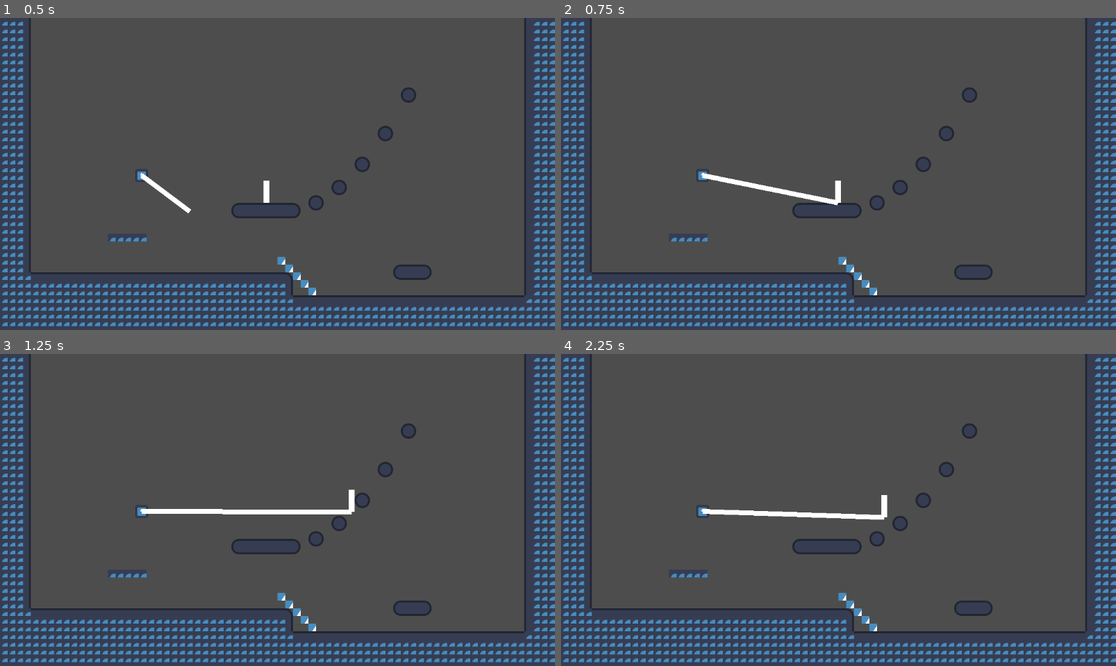
Above: before the commit, frames 1-4 (two rows, left to right).
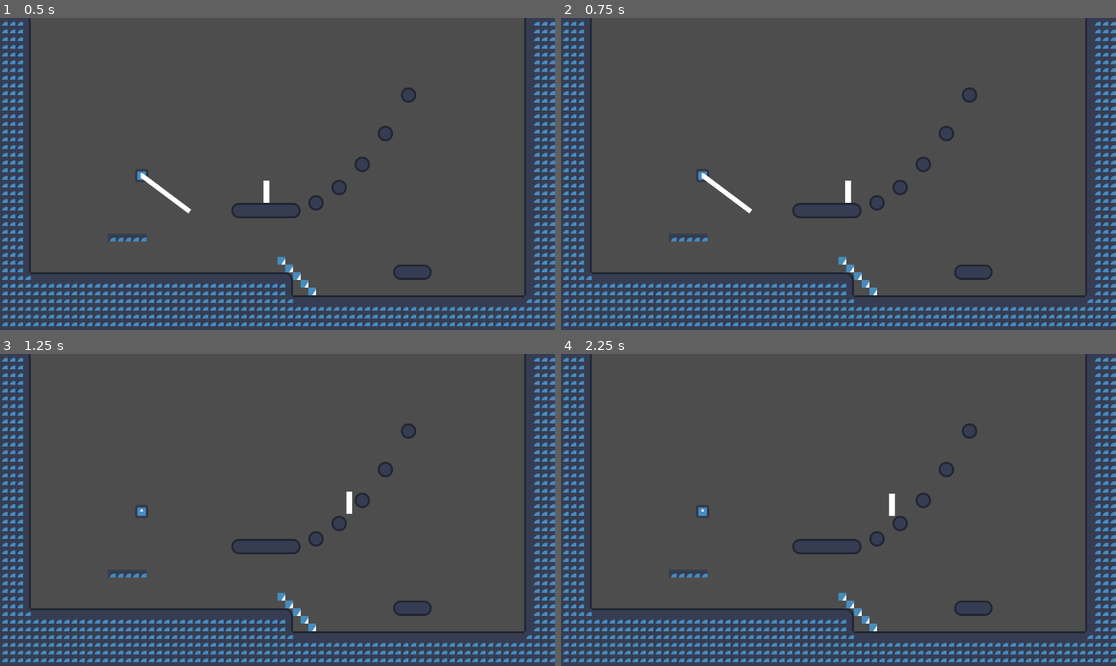
Above: after the commit, the same moments.

Repository: LiamQuinlan-Carleton/COMP1501FINAL
Game: Godot game, scene res://Main.tscn
Two runs of this game, one before a commit and one after it. Both use one fixed random seed, a clock stepped at 60 frames per second and the inputs below. The engine's default icon, where the game draws it, is replaced by a stand-in: a white triangle on a blue panel in a dark square.
Inputs (mouse positions are in pixels of both pictures, inside the frame that each line leads up to):
- Up to frame 1 (0.5 s): no input
- Up to frame 2 (0.75 s): tap Enter at 0.5 s; move the mouse to (960, 158) at 0.52 s; press the mouse at (960, 158) at 0.53 s; hold D (Right) from 0.53 s (still down)
- Up to frame 3 (1.25 s): keep holding D (Right); tap Space (Jump) at 0.77 s; right-click (399, 494) at 0.8 s
- Up to frame 4 (2.25 s): move the mouse to (727, 525) at 1.27 s; release the mouse at (727, 525) at 1.28 s; right-click (727, 525) at 1.35 s; tap Space (Jump) at 1.52 s; click (727, 525) at 1.55 s; move the mouse to (894, 441) at 2.02 s; release D (Right) at 2.03 s; press the mouse at (894, 441) at 2.03 s; hold A (Left) from 2.03 s (still down)

Frame 1 is identical in both runs. In frame 2, 0.7% of the frame differs, in the area x 25-53%, y 49-63%; in frame 3, 0.6%; in frame 4, 0.7%.

Commit message:
Changed grapple to right click

Diff:
--- a/grapple.gd
+++ b/grapple.gd
@@ -6,11 +6,11 @@
 
 # Called every frame. 'delta' is the elapsed time since the previous frame.
 func _process(delta: float) -> void:
-	if Input.is_action_just_pressed("Left Click"):
+	if Input.is_action_just_pressed("Right Click"):
 		line.show()
-	if Input.is_action_pressed("Left Click"):
+	if Input.is_action_pressed("Right Click"):
 		player.velocity += force * Vector2(position - player.position).normalized()
 		line.set_point_position(0, Vector2(0,0))
 		line.set_point_position(1, player.position - position)
-	if Input.is_action_just_released("Left Click"):
+	if Input.is_action_just_released("Right Click"):
 		line.hide()
--- a/project.godot
+++ b/project.godot
@@ -45,6 +45,11 @@
 "events": [Object(InputEventMouseButton,"resource_local_to_scene":false,"resource_name":"","device":-1,"window_id":0,"a …(258 unchanged characters)…
 ]
 }
+"Right Click"={
+"deadzone": 0.5,
+"events": [Object(InputEventMouseButton,"resource_local_to_scene":false,"resource_name":"","device":-1,"window_id":0,"alt_pressed":false,"shift_pressed":false,"ctrl_pressed":false,"meta_pressed":false,"button_mask":2,"position":Vector2(132, 11),"global_position":Vector2(141, 57),"factor":1.0,"button_index":2,"canceled":false,"pressed":true,"double_click":false,"script":null)
+]
+}
 crouch={
 "deadzone": 0.5,
 "events": [Object(InputEventKey,"resource_local_to_scene":false,"resource_name":"","device":-1,"window_id":0,"alt_press …(191 unchanged characters)…
